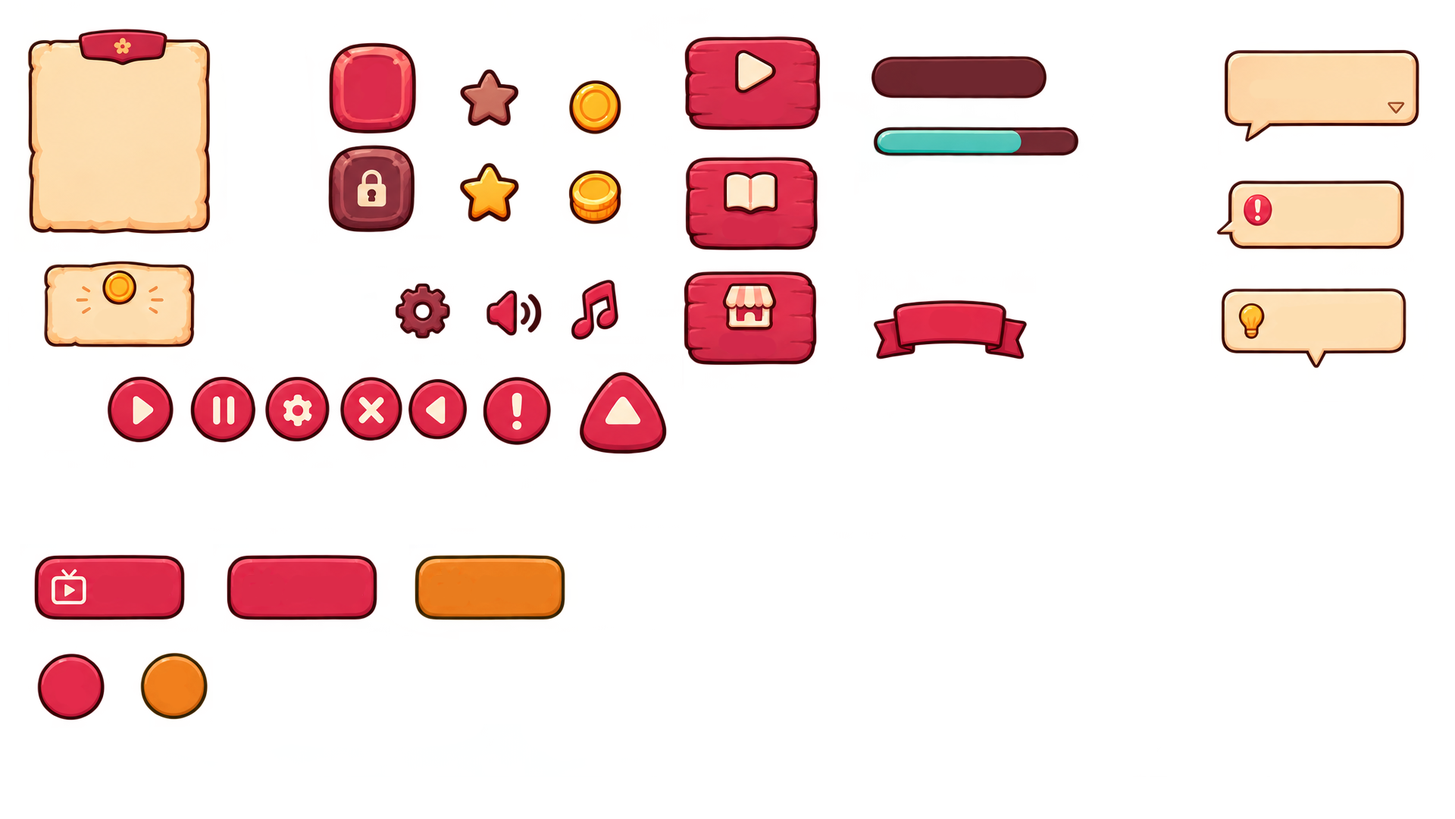
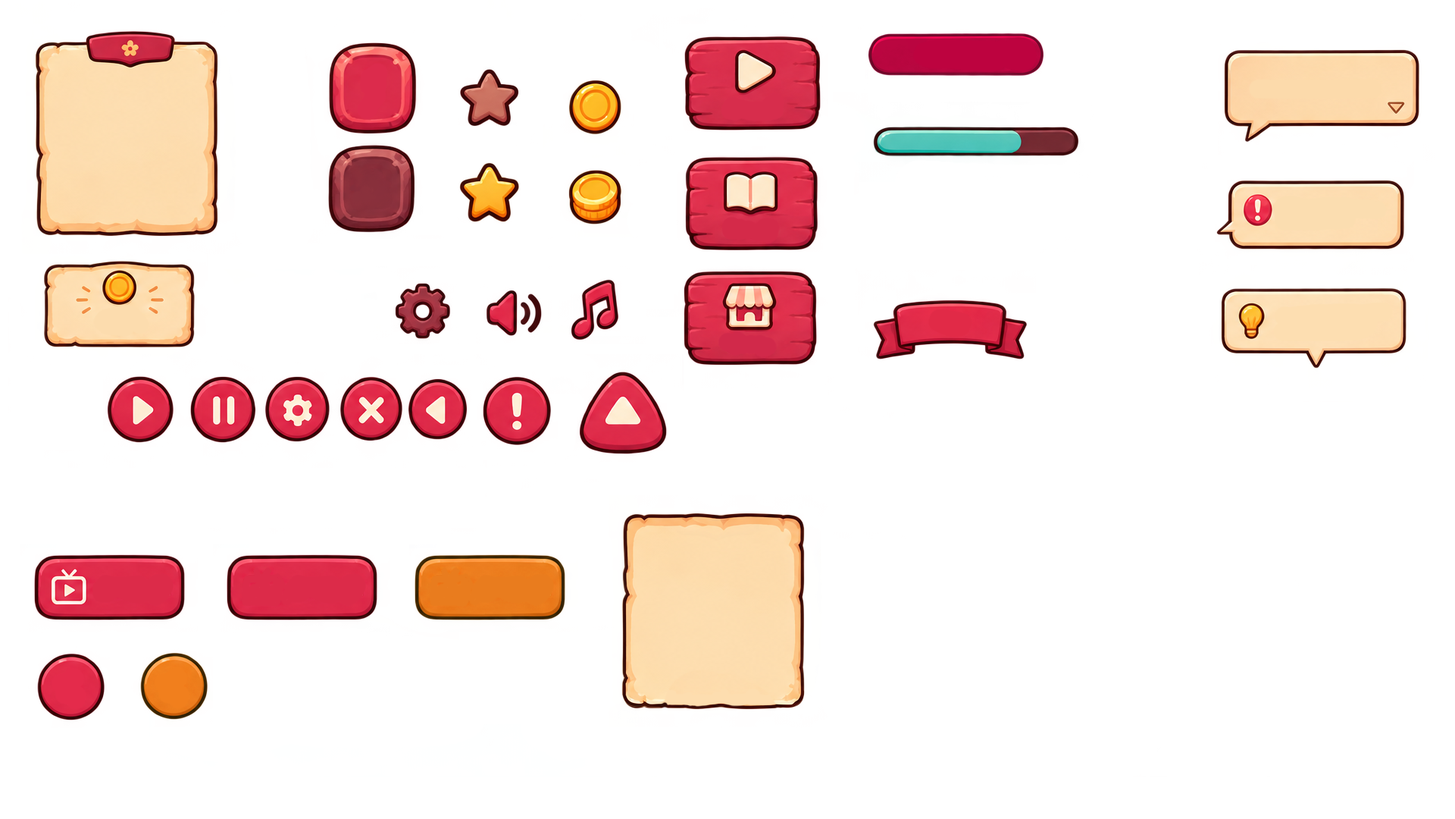
Revision of a layered (1455, 819) image; what changed, layer by layer:
added layer "Layer 9" above "Layer 8" over [867, 31, 1047, 79]
added layer "Layer 8" above "Hue/Saturation 1" over [26, 27, 1049, 711]
removed layer "Layer 2" over [26, 27, 1049, 711]
